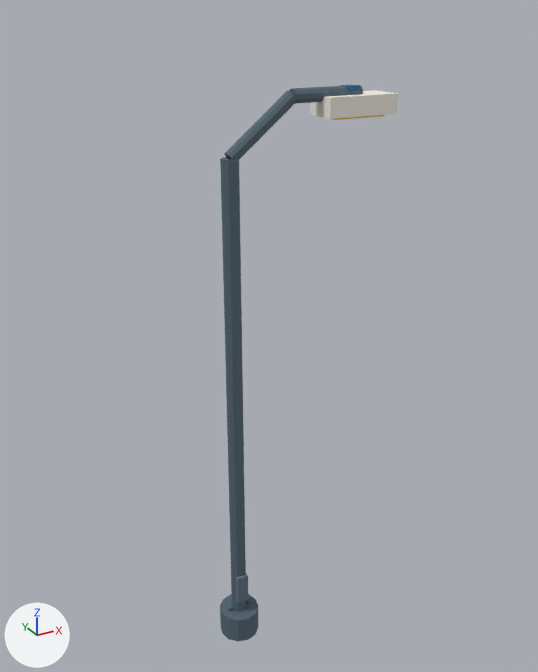
The Blender file assets-source/lamp.blend: old version first, new version second.
One viewpoint serves both versions: a 50 mm camera at (-1.11, -2.3, 2.54) aimed at (0.22, 0.13, 1.33). The lights are fixed; the arrows at lower left show +X, +Y and +Z. The first picture is the older version.

In view in the first picture: 'foot', 'lamp housing' and 3 more.
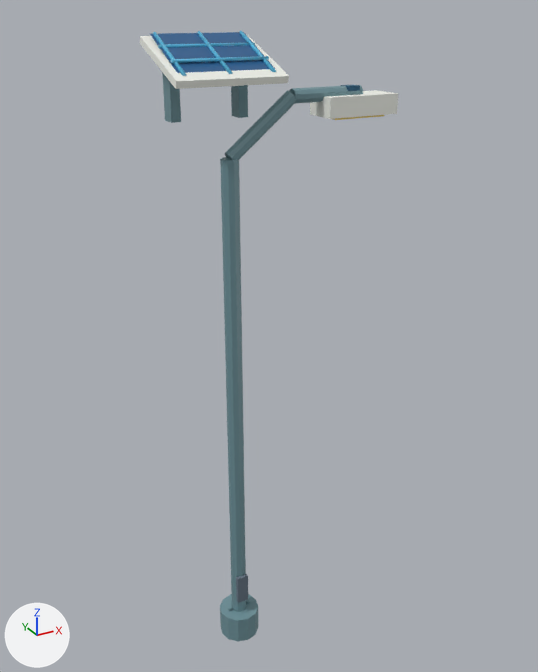
Where the newer file only moved an object's origin or applied its transform, the numbers keep the older frame.

Boxes [x1, y1, x2, y2] around the edits, measured in the pictures (538 x 672 px):
'foot', recoloured, reshaped (40% wider)
    before: [220, 85, 363, 642]
    after: [162, 72, 363, 642]
'lamp housing', reshaped (191% wider, 187% taller)
    before: [310, 90, 398, 119]
    after: [140, 34, 398, 119]
'photovoltaic cells', added (blue)
    after: [150, 32, 275, 73]
'solar cell division', added (cyan)
    after: [153, 31, 276, 76]
part 1 of me_cilindro_192, added (cyan)
    after: [162, 72, 181, 123]
part 2 of me_cilindro_192, added (cyan)
    after: [231, 85, 248, 118]
part 3 of me_cubo_1836, added
    after: [140, 34, 289, 89]

The change, as a list of edits to the scene's bpy script:
```text
Change mat_eco_metal:
    mat_eco_metal.base_color: (0.0844, 0.13, 0.165) -> (0.159, 0.287, 0.323)  # dark blue #526571 -> cyan #6f929a
Add mat_eco_glass:
    mat_eco_glass = principled_material('eco.glass')
    mat_eco_glass.base_color = (0.0908, 0.468, 0.708)  # cyan #55b6db
    mat_eco_glass.roughness = 0.3
Add mat_eco_solar:
    mat_eco_solar = principled_material('eco.solar')
    mat_eco_solar.base_color = (0.0176, 0.109, 0.279)  # blue #245d90
    mat_eco_solar.roughness = 0.4
Change me_cilindro_192:
    used by ob_foot; location = (0.0, 0.0, 0.0)
    remove me_cilindro_192.from_pydata(...)  # 116 vertices, 70 faces; spans x -0.09..0.52, y -0.09..0.09, z 0.0..2.3
    add me_cilindro_192.from_pydata(...)  # 132 vertices, 82 faces; spans x -0.15..0.52, y -0.09..0.2, z 0.0..2.43
    me_cilindro_192 part 1: a new loose piece, a box spanning x -0.146..-0.111, y 0.145..0.205, z 2.19..2.43, in mat_eco_metal (cyan #6f929a)
    me_cilindro_192 part 2: a new loose piece, a box spanning x 0.111..0.146, y 0.145..0.205, z 2.19..2.43, in mat_eco_metal (cyan #6f929a)
Change me_cubo_1836:
    used by ob_lamp_housing; location = (0.5, 0.0, 2.23)
    verts and faces of me_cubo_1836; kept vertices keep their numbers, new ones are numbered from 8
    remove me_cubo_1836.from_pydata(...)  # 8 vertices, 6 faces; spans x -0.145..0.145, y -0.065..0.065, z -0.035..0.035
    add me_cubo_1836.from_pydata(...)  # 16 vertices, 12 faces; spans x -0.7..0.145, y -0.065..0.259, z -0.035..0.23
    me_cubo_1836 part 3
    add verts[8] = (-0.7, -0.05, 0.11)  # pixel (176, 81)
    add verts[9] = (-0.7, 0.25, 0.23)  # pixel (140, 36)
    add verts[10] = (-0.7, -0.041, 0.087)  # pixel (175, 89)
    add verts[11] = (-0.7, 0.259, 0.207)  # pixel (139, 43)
    add for new, old in zip([*range(12, 16)], [*range(8, 12)]): verts[new] = verts[old] + (0.4, 0.0, 0.0)
    add faces += [(8, 12, 13, 9), (10, 11, 15, 14), (8, 9, 11, 10), (8, 10, 14, 12), (12, 14, 15, 13), (9, 13, 15, 11)]
Add me_cilindro_546:
    me_cilindro_546.from_pydata(...)  # 60 vertices, 40 faces; spans x -0.175..0.175, y 2.123..2.141, z 0.999..1.265
    me_cilindro_546.materials.append(mat_eco_glass)  # cyan #55b6db
Add me_photovoltaic_cells_010:
    me_photovoltaic_cells_010.from_pydata([(-0.175, -0.025, 2.348), (0.175, -0.025, 2.348), (0.175, 0.225, 2.468), (-0.175, 0.225, 2.468)], [], [(0, 1, 2, 3)])
    me_photovoltaic_cells_010.materials.append(mat_eco_solar)  # blue #245d90
Add ob_solar_cell_division:
    ob_solar_cell_division = bpy.data.objects.new('solar cell division', me_cilindro_546)
    ob_solar_cell_division.location = (0.0, 0.0, 0.0)
    ob_solar_cell_division.rotation_euler = (1.124, 0.0, -3.142)  # degrees (64, 0, -180)
Add ob_photovoltaic_cells:
    ob_photovoltaic_cells = bpy.data.objects.new('photovoltaic cells', me_photovoltaic_cells_010)
    ob_photovoltaic_cells.location = (0.0, 0.0, 0.0)
```
